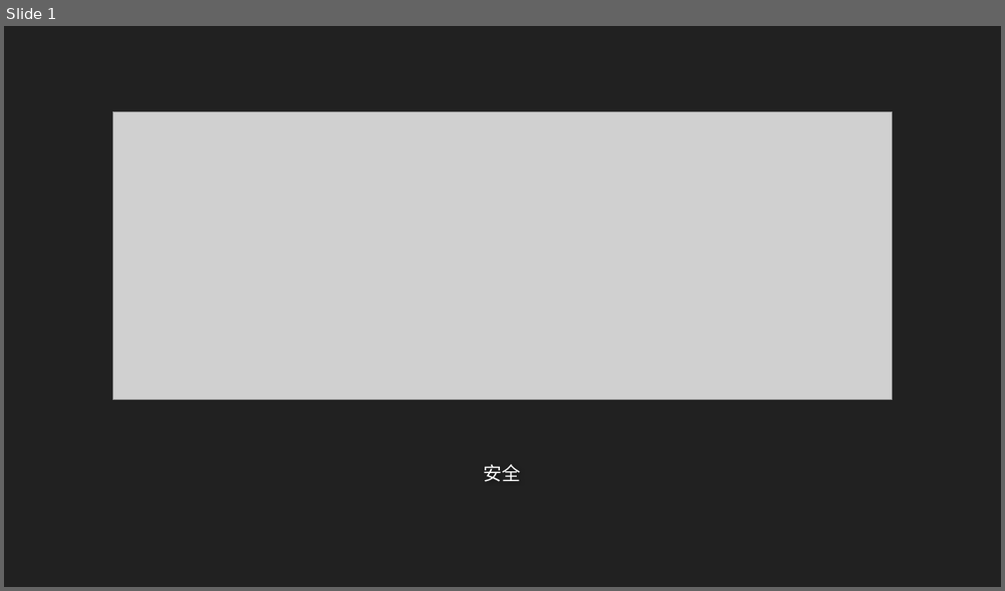
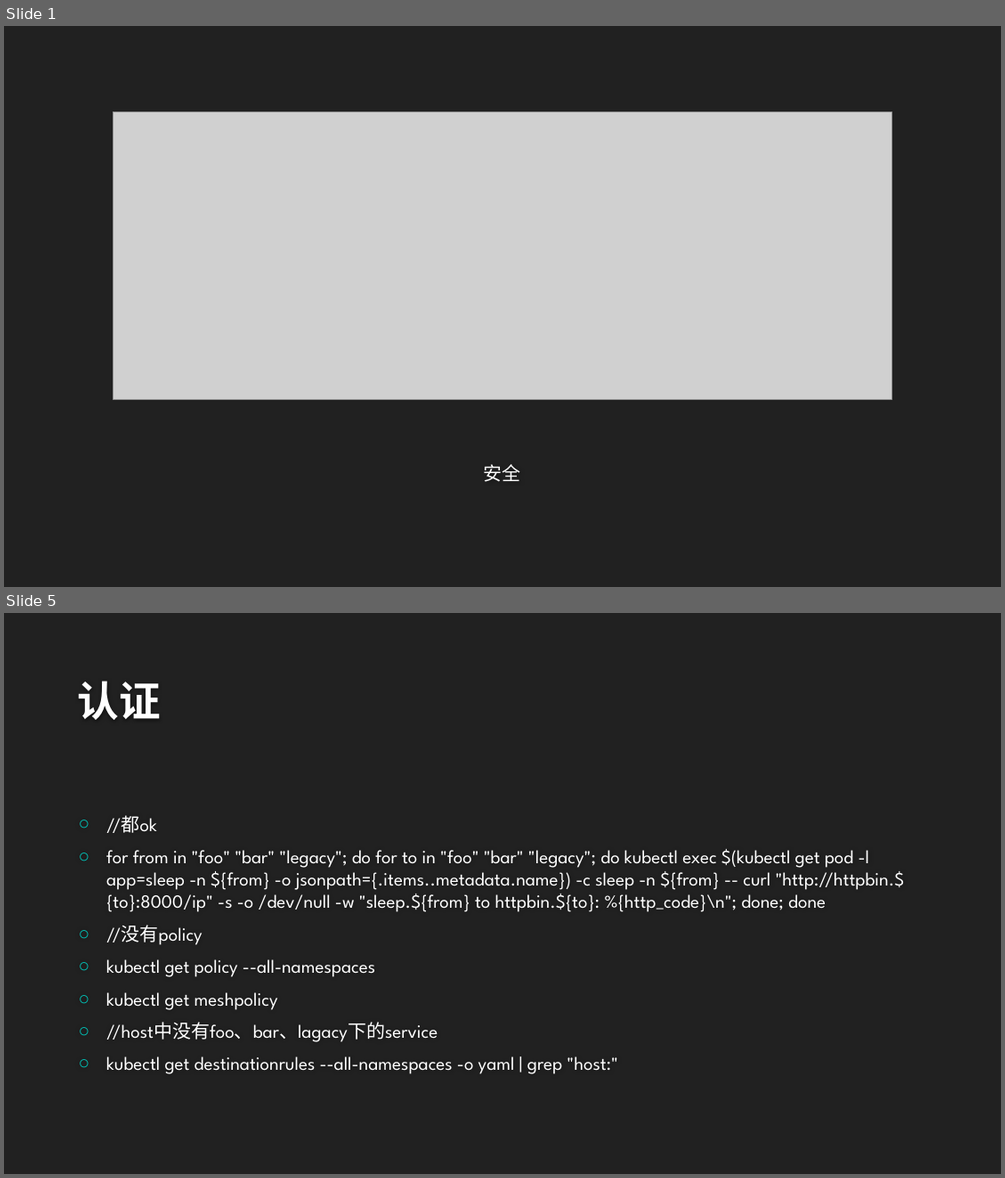
Before and after one commit to airuitian/CloudNative, a slide deck: servicemesh/mesh005.pptx. Shown one above the other, each under a label of ours: slide 1 before the commit, slides 1 and 5 after it; the slides between them are not shown. The pictures are 1005x591 and 1005x1178 pixels, drawn with LibreOffice and Linux fonts; fonts in the diff are those of the drawing; grey boxes stand for pictures; background and template pictures are left out. Boxes give left, top, right and bottom in pixels: in the first picture for what was removed or moved away, otherwise in the second. Text is boxed around its words. In the diff, an @@ line names an element or a change of style, - is before the commit and + after.

```diff
--- a/servicemesh/mesh005.pptx
+++ b/servicemesh/mesh005.pptx
@@ slide 5 added at (4,613,1001,1174), background #212121 @@
@@ title added at (78,681,161,720), 40 pt, text #FEFEFE, bold @@
+认证
@@ text added at (106,815,905,1074), 18 pt, text #FFFFFF @@
+○ //都ok
+○ for from in "foo" "bar" "legacy"; do for to in "foo" "bar" "legacy"; do kubectl exec $(kubectl get pod -l app=sleep -n ${from} -o jsonpath={.items..metadata.name}) -c sleep -n ${from} -- curl "http://httpbin.${to}:8000/ip" -s -o /dev/null -w "sleep.${from} to httpbin.${to}: %{http_code}\n"; done; done
+○ //没有policy
+○ kubectl get policy --all-namespaces
+○ kubectl get meshpolicy
+○ //host中没有foo、bar、lagacy下的service
+○ kubectl get destinationrules --all-namespaces -o yaml | grep "host:"
```
Also in this commit, not shown: 23 other slides added, 24 other files.
